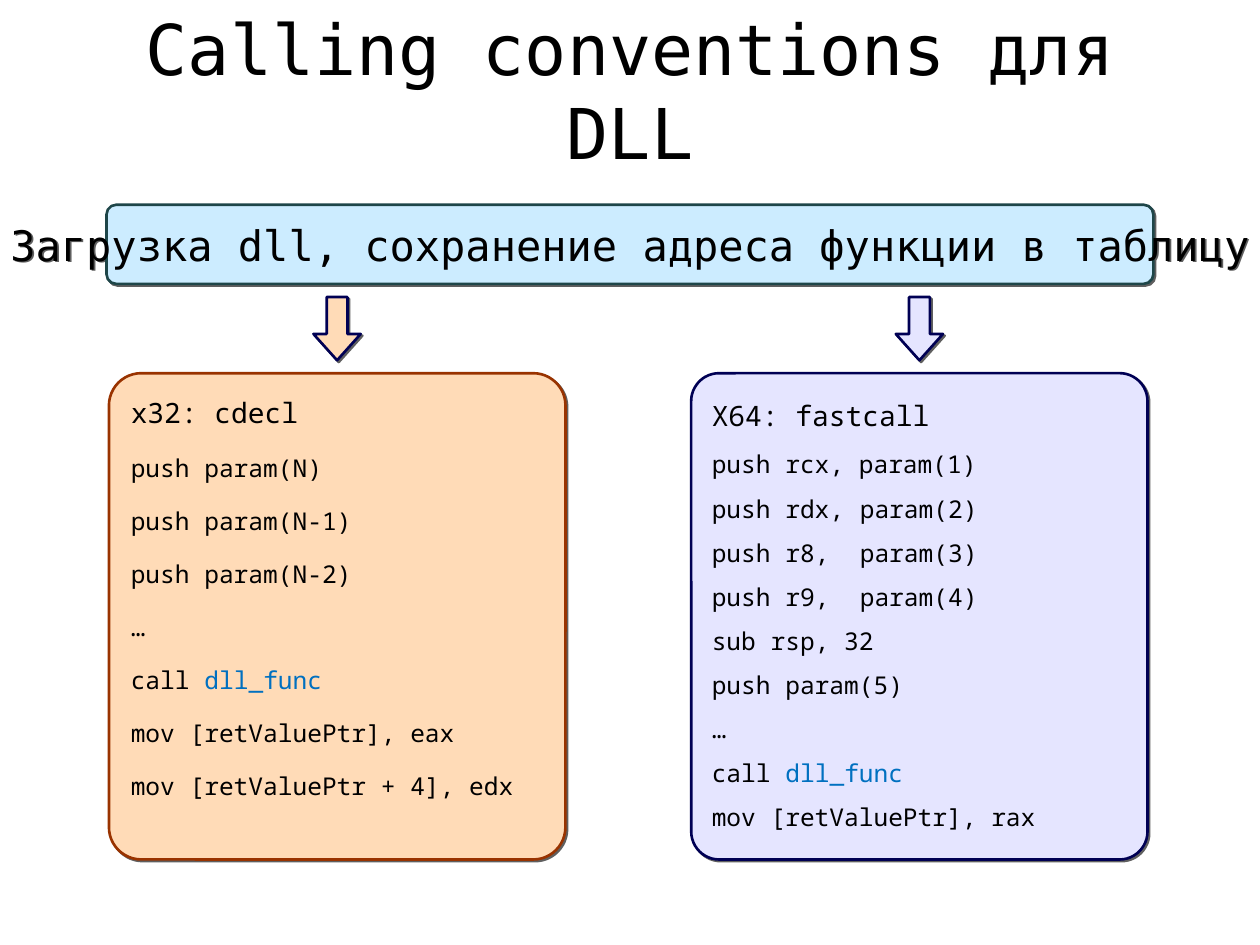
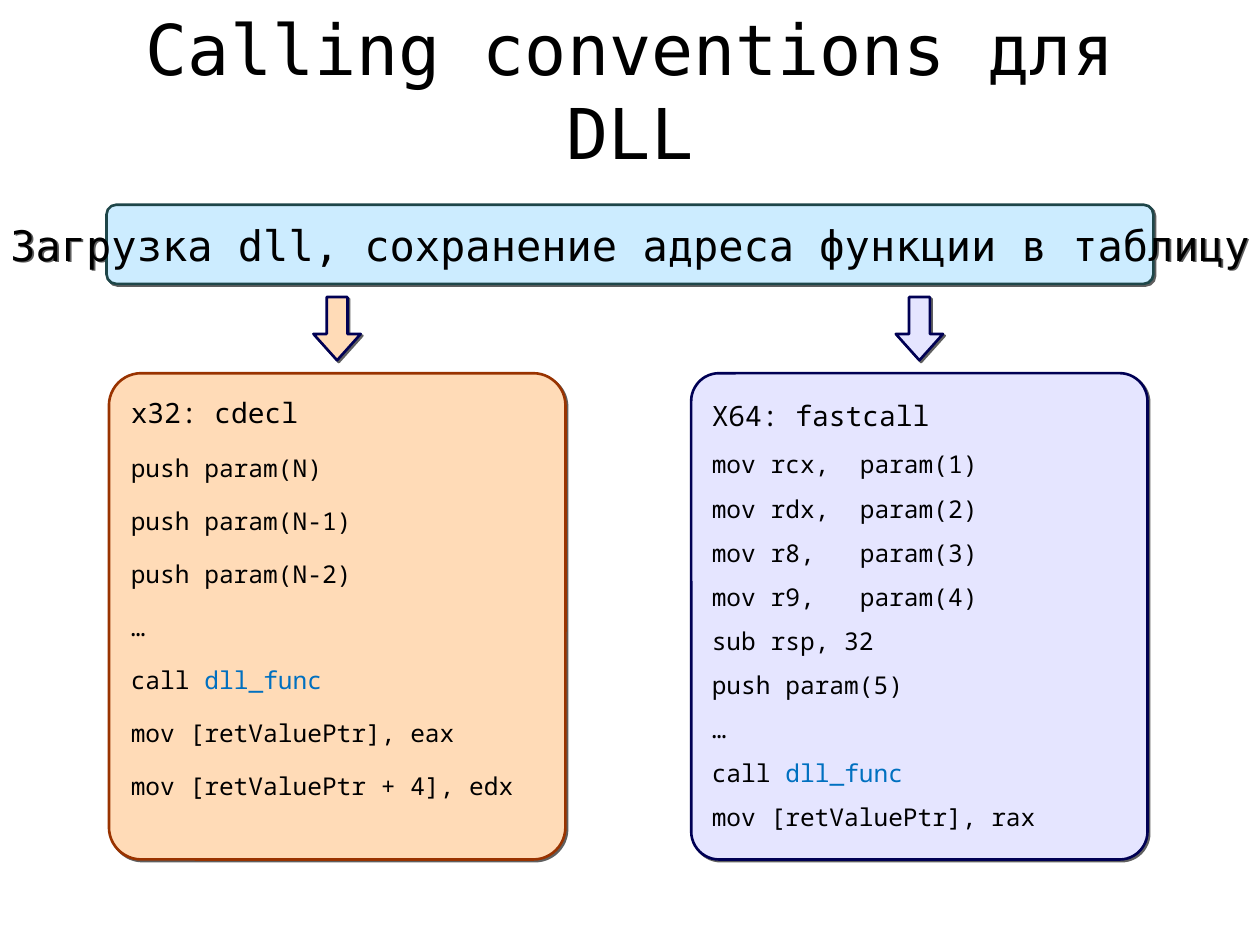
Before and after one commit to rafdp/ScriptCompiler, a slide deck: slide 14 of JIT.ppt (slide 11 before the commit). Drawn at 1260x945 pixels with LibreOffice and Linux fonts; fonts in the diff are those of the drawing. Boxes give left, top, right and bottom in pixels: in the first picture for what was removed or moved away, otherwise in the second. Text is boxed around its words. In the diff, an @@ line names an element or a change of style, - is before the commit and + after.

```diff
--- a/JIT.ppt
+++ b/JIT.ppt
@@ text in freeform shape at (712,455,978,700): text changed @@
-push rcx, param(1)
-push rdx, param(2)
-push r8, param(3)
-push r9, param(4)
-sub rsp, 32
-push param(5)
+mov rcx, param(1)
+mov rdx, param(2)
+mov r8, param(3)
+mov r9, param(4)
+sub rsp, 32
+push param(5)
```
Also in this commit, not shown: 8 other slides changed, 5 slides added, 3 slides removed.
